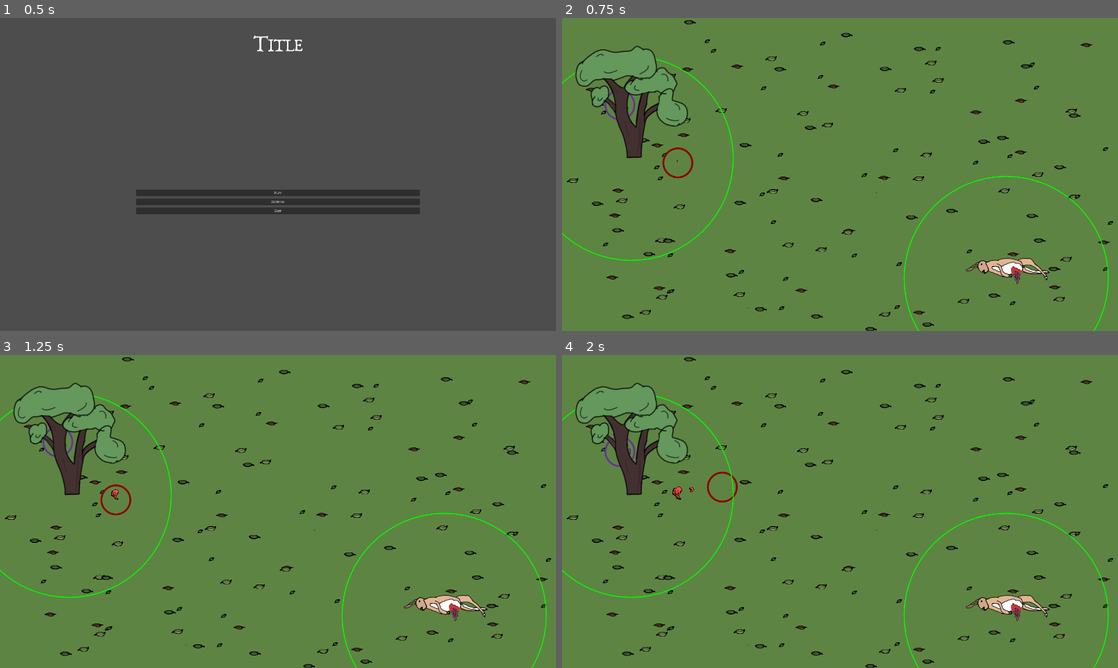
Above: before the commit, frames 1-4 (two rows, left to right).
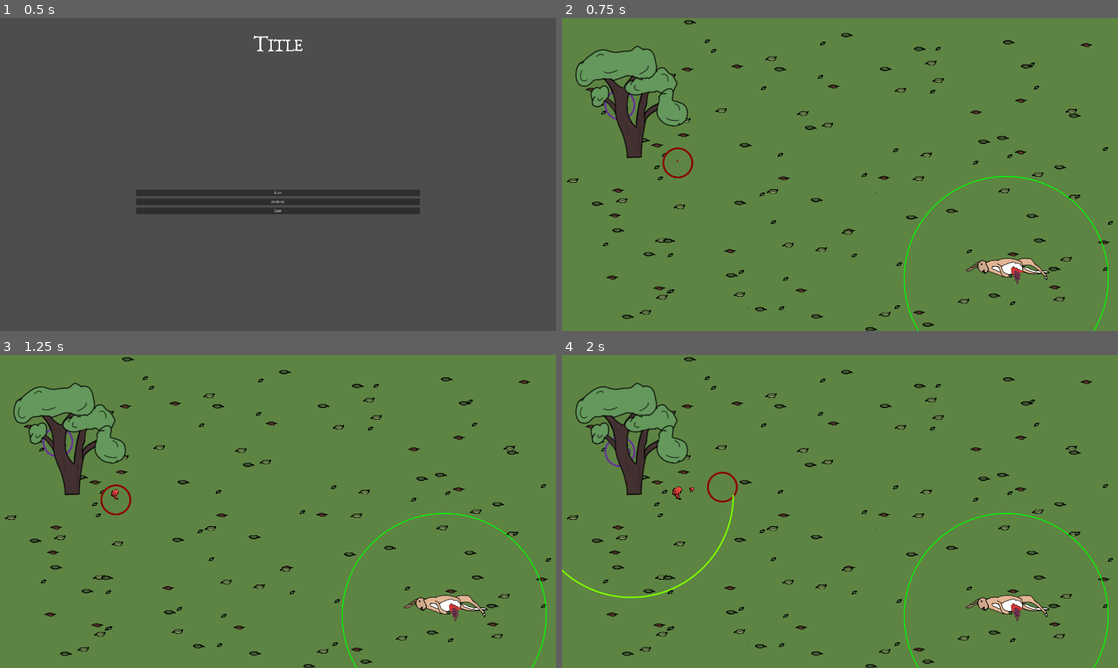
Above: after the commit, the same moments.

Repository: carcinizer/slavic-2025
Game: Godot game, scene res://scenes/main_menu.tscn
Same seed, same stepped clock (60 frames per second), same inputs: the game is played once before the commit and once after it.
Inputs:
- Up to frame 1 (0.5 s): no input
- Up to frame 2 (0.75 s): click "Play" at 0.5 s
- Up to frame 3 (1.25 s): no input
- Up to frame 4 (2 s): tap Enter at 1.25 s; hold Right (right1) from 1.28 s (still down); tap S (down2) at 1.35 s

Frame 1 is identical in both runs. In frame 2, 0.3% of the frame differs, in the area x 0-31%, y 12-78%; in frame 3, 0.3%; in frame 4, 0.4%.

Commit message:
add LifeTree class, tree death mechanic and count mushrooms next to a tree

Diff:
--- a/src/global/glob.gd
+++ b/src/global/glob.gd
@@ -2,6 +2,7 @@
 extends Node
 
 var all_mushrooms: Array[Mushroom] = []
+var all_trees: Array[LifeTree] = []
 var all_cursors: Dictionary[int, Cursor] = {}
 var player_colors: Array[Color] = [Color.REBECCA_PURPLE, Color.DARK_RED]
 @onready var settings: Settings = load("user://settings.tres")
--- a/src/mushroom.gd
+++ b/src/mushroom.gd
@@ -5,16 +5,19 @@
 @export var hp := 20.0
 @export var max_hp := 100.0
 @export var growth_speed := 10.0
+@export var radius := 25
+
 @export var time_until_starts_dying := 3.0
 @export var death_speed := 0.04
-@export var radius := 25
+
+var time_since_spawn = 0
+
 var my_tree: Tree = null
 var my_cursor: Cursor = null
 
 const neighbor_range := 70.0
 const sprite_variants_number := 4
 
-var time_since_spawn = 0
 var target_rotation = 0
 const rotation_threshold = 0.01
 
@@ -44,6 +47,8 @@
 	my_cursor = GLOB.all_cursors[player_id]
 	check_for_connections()
 	time_since_spawn = 0
+	for tree in GLOB.all_trees:
+		tree.get_mushrooms_in_area()
 
 func die():
 	queue_free()
@@ -86,7 +91,7 @@
 				var othersareas = a.get_overlapping_areas()
 				print(obj.name)
 				check_area(othersareas)
-		if obj is Tree:
+		if obj is LifeTree:
 			my_tree = obj
 			print(obj.name)
 			break
--- a/src/tree.gd
+++ b/src/tree.gd
@@ -1,10 +1,17 @@
+class_name LifeTree
 extends StaticBody2D
 
 @export var hp := 20.0
 @export var max_hp := 100.0
 @export var radius := 100.0
 
+@export var time_until_starts_dying := 3.0
+@export var death_speed := 0.04
+
+var time_since_spawn = 0
+
 var mushrooms_in_area := 0
+const max_mushrooms_in_area := 10
 
 const sprite_variants_number := 3
 
@@ -15,6 +22,7 @@
 		var obj = a.get_parent()
 		if obj is Mushroom:
 			mushrooms_in_area += 1
+		queue_redraw()
 
 func _ready() -> void:
 	var sprite_variant := randi_range(0,sprite_variants_number - 1)
@@ -23,15 +31,25 @@
 	var flip = randi_range(0,1)
 	if flip == 1:
 		sprite.flip_h = true
+	GLOB.all_trees.push_back(self)
 
-#func _process(_delta: float):
-#	modulate.r = hp/max_hp
-#	modulate.g = hp/max_hp
-#	modulate.b = hp/max_hp
+func die():
+	pass
+
+func _process(_delta: float):
+	#	modulate.r = hp/max_hp
+	#	modulate.g = hp/max_hp
+	#	modulate.b = hp/max_hp
+	time_since_spawn += _delta
+	if mushrooms_in_area < max_mushrooms_in_area and time_since_spawn > time_until_starts_dying:
+		hp -= death_speed
+	if hp <= 0:
+		die()
 
 	if Input.is_action_just_pressed("debug"):
 		get_mushrooms_in_area()
 
 func _draw():
 	var rad = get_node("NeighborRange/CollisionShape2D").shape.radius
-	draw_circle(Vector2(0,0), rad, Color.GREEN, false, 2, true)
+	print(rad)
+	draw_arc(Vector2(0,0),rad, 0, TAU * mushrooms_in_area / max_mushrooms_in_area, 40, Color.LAWN_GREEN, 4, true )
